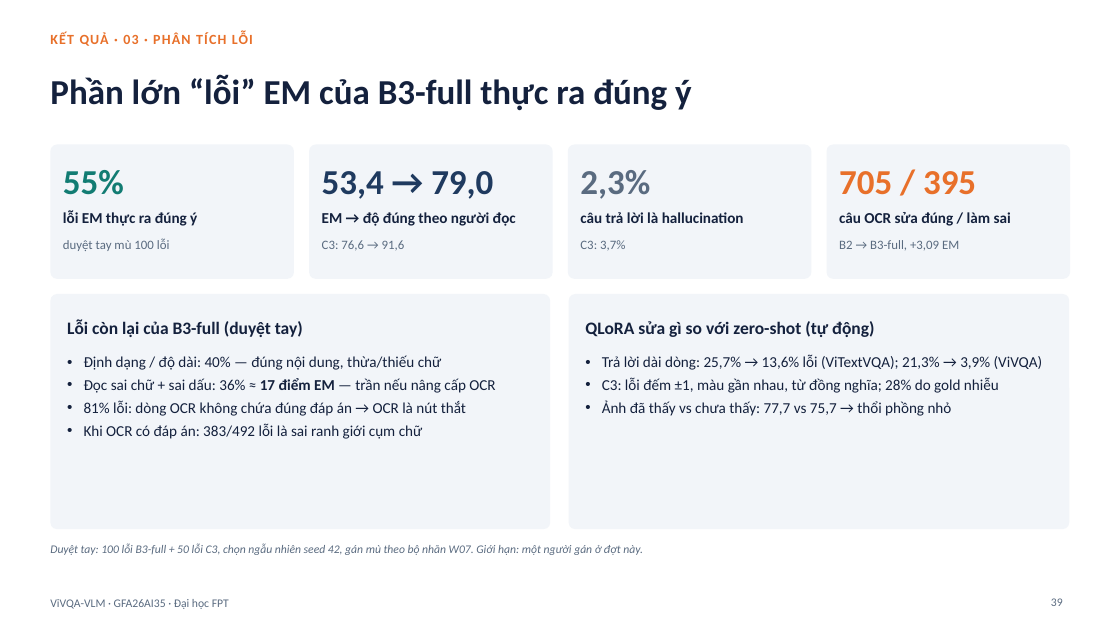
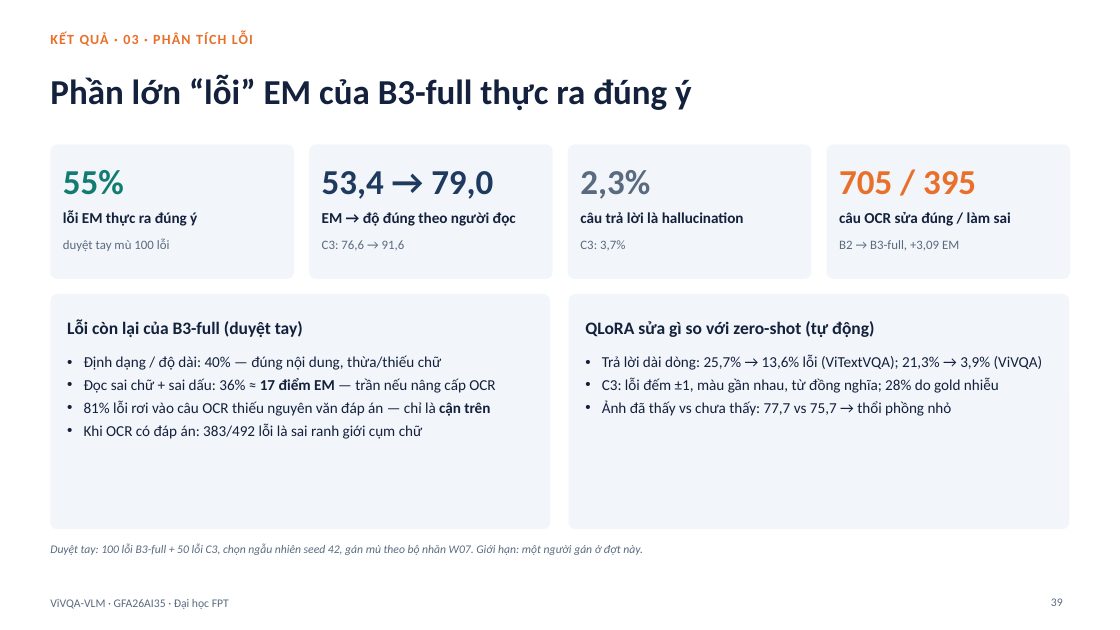
Before and after one commit to PLHGNAOH/ViVQA-VLM, a slide deck: slide 39 of docs/04_slides/KLTN_TV_Claude.pptx. Drawn at 1120x630 pixels with LibreOffice and Linux fonts; fonts in the diff are those of the drawing; background and template pictures are left out. Boxes give left, top, right and bottom in pixels: in the first picture for what was removed or moved away, otherwise in the second. Text is boxed around its words. In the diff, an @@ line names an element or a change of style, - is before the commit and + after.

```diff
--- a/docs/04_slides/KLTN_TV_Claude.pptx
+++ b/docs/04_slides/KLTN_TV_Claude.pptx
@@ text at [84, 400, 490, 416]: text changed @@
-• 81% lỗi: dòng OCR không chứa đúng đáp án → OCR là nút thắt
+• 81% lỗi rơi vào câu OCR thiếu nguyên văn đáp án — chỉ là cận trên
```
Also in this commit, not shown: 5 other slides changed, 7 other files.
